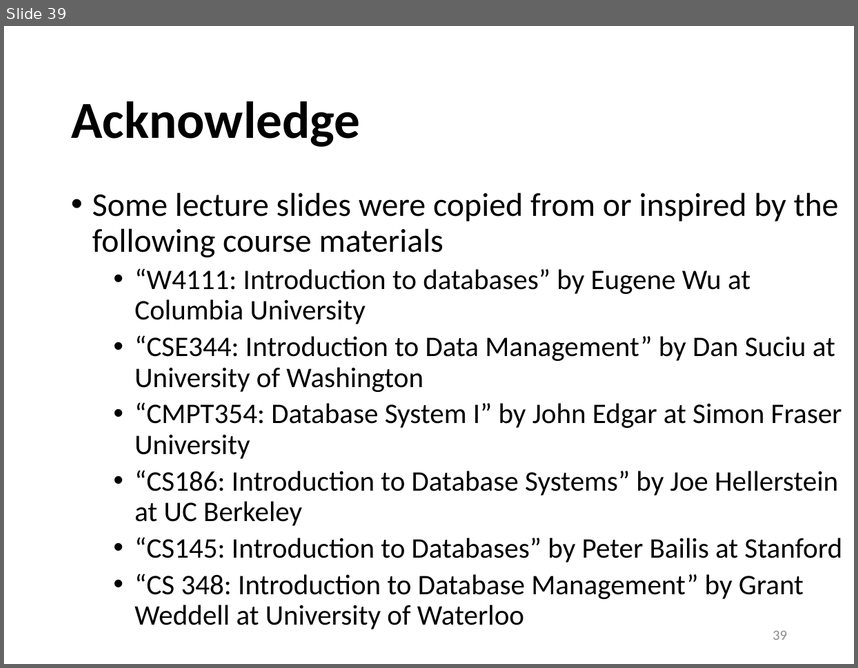
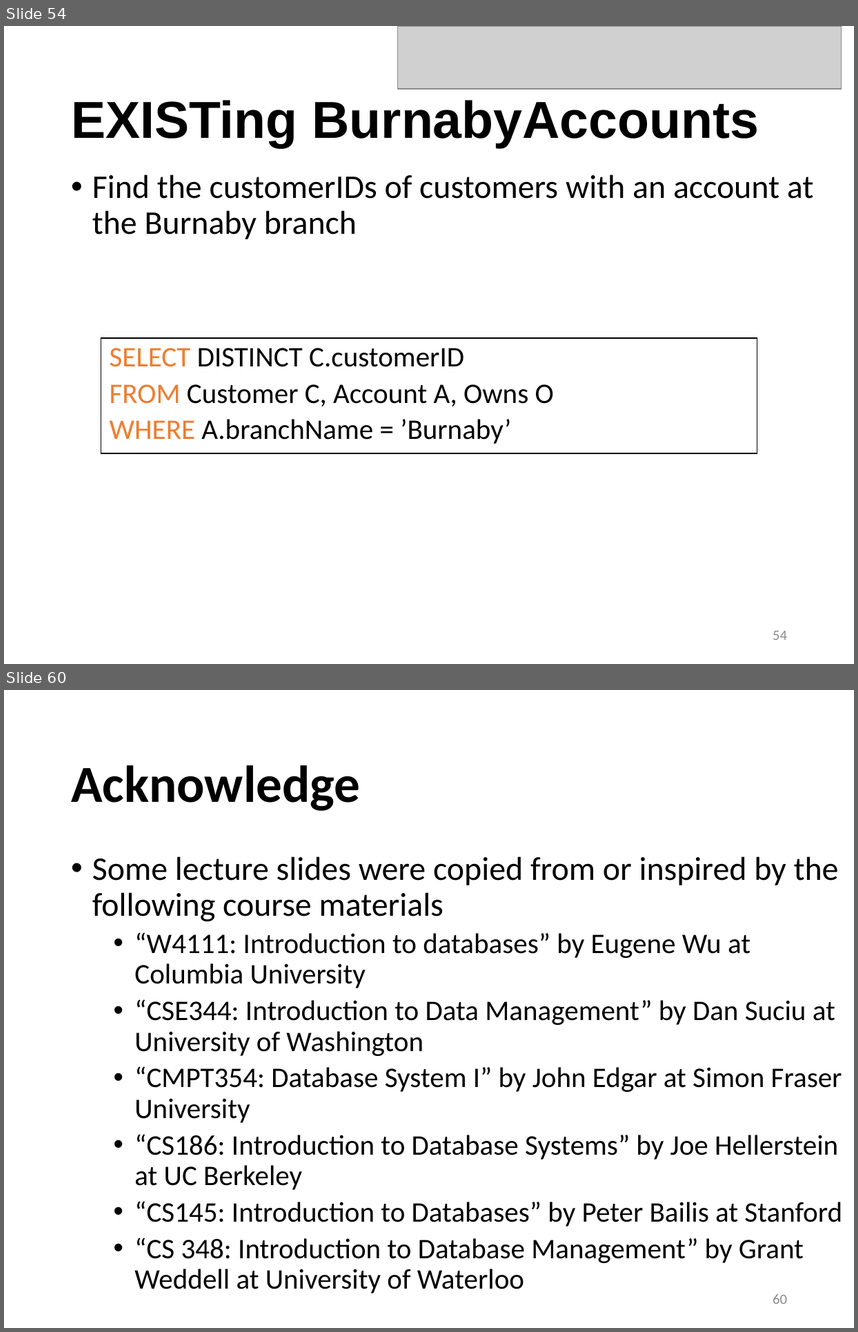
Before and after one commit to sfu-db/cmpt354, a slide deck: Lectures/lec4-sql-advanced.pptx. Shown one above the other, each under a label of ours: slide 39 before the commit, slides 54 and 60 after it; the slides between them are not shown. The pictures are 858x668 and 858x1332 pixels, drawn with LibreOffice and Linux fonts; fonts in the diff are those of the drawing; grey boxes stand for pictures. Boxes give left, top, right and bottom in pixels: in the first picture for what was removed or moved away, otherwise in the second. Text is boxed around its words. In the diff, an @@ line names an element or a change of style, - is before the commit and + after.

```diff
--- a/Lectures/lec4-sql-advanced.pptx
+++ b/Lectures/lec4-sql-advanced.pptx
@@ slide 54 added at (4, 26, 854, 664), background #FFFFFF @@
@@ picture added at (397, 26, 842, 89) @@
@@ title added at (71, 100, 759, 148), 44 pt, text #000000, bold @@
+EXISTing BurnabyAccounts
@@ text added at (92, 174, 813, 239), 28 pt, text #000000 @@
+• Find the customerIDs of customers with an account at the Burnaby branch
@@ rectangle added at (101, 338, 757, 452), fill #FFFFFF, outline #000000 1 pt, 24 pt, text #000000 @@
+SELECT DISTINCT C.customerID
+FROM Customer C, Account A, Owns O
+WHERE A.branchName = ’Burnaby’
@@ page number added at (773, 630, 787, 639), 12 pt, text #8C8C8C @@
+54
@@ what was slide 39 is now slide 60 @@
@@ page number at (773, 1294, 787, 1303): text changed @@
-39
+60
```
Also in this commit, not shown: 3 slides changed, 20 other slides added, 3 slides removed, 1 other file.
